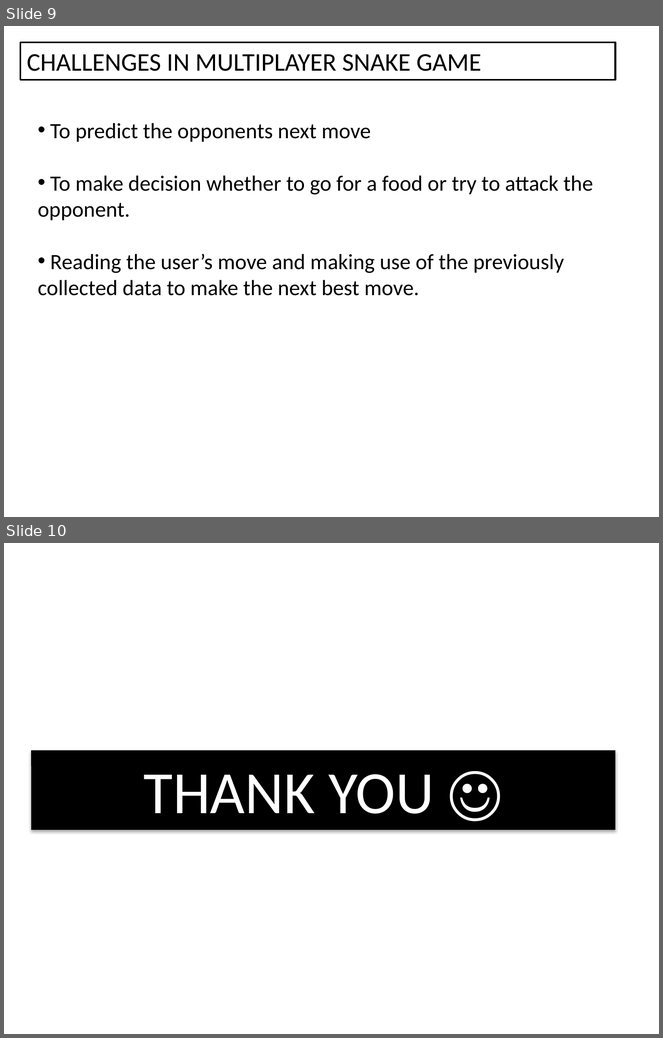
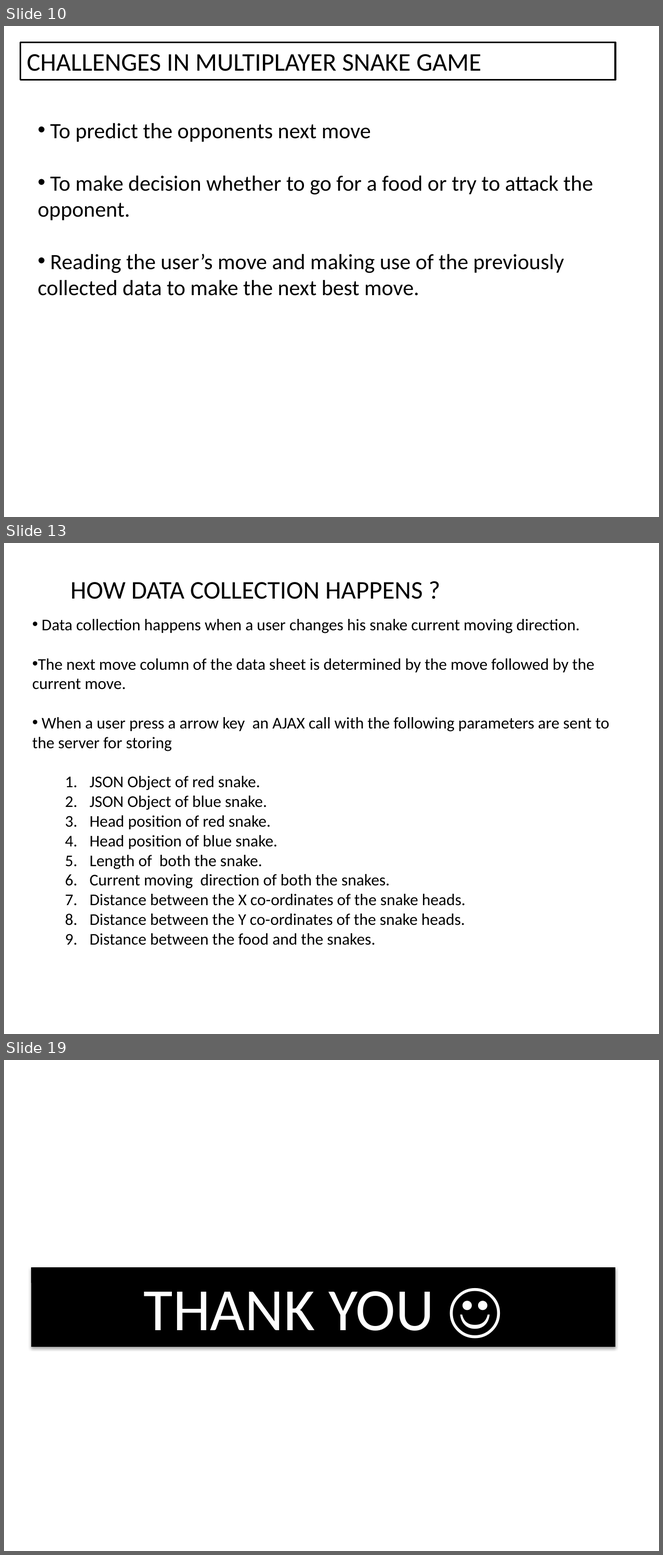
Before and after one commit to Greeny6092/Mini-Project-sem7-, a slide deck: presentation/AI BASED MULTIPLAYER SNAKE GAME(mini project).pptx. Shown one above the other, each under a label of ours: slides 9 and 10 before the commit, slides 10, 13 and 19 after it; the slides between them are not shown. The pictures are 663x1038 and 663x1555 pixels, drawn with LibreOffice and Linux fonts; fonts in the diff are those of the drawing. Boxes give left, top, right and bottom in pixels: in the first picture for what was removed or moved away, otherwise in the second. Text is boxed around its words. In the diff, an @@ line names an element or a change of style, - is before the commit and + after.

```diff
--- a/presentation/AI BASED MULTIPLAYER SNAKE GAME(mini project).pptx
+++ b/presentation/AI BASED MULTIPLAYER SNAKE GAME(mini project).pptx
@@ slide 13 added at (x1=4, y1=543, x2=659, y2=1034), background #FFFFFF @@
@@ text added at (x1=71, y1=582, x2=423, y2=599), 28 pt, text #000000 @@
+HOW DATA COLLECTION HAPPENS ?
@@ text added at (x1=32, y1=619, x2=610, y2=945), 18 pt, text #000000 @@
+• Data collection happens when a user changes his snake current moving direction.
+• The next move column of the data sheet is determined by the move followed by the current move.
+• When a user press a arrow key an AJAX call with the following parameters are sent to the server for storing
+  1. JSON Object of red snake.
+  2. JSON Object of blue snake.
+  3. Head position of red snake.
+  4. Head position of blue snake.
+  5. Length of both the snake.
+  6. Current moving direction of both the snakes.
+  7. Distance between the X co-ordinates of the snake heads.
+  8. Distance between the Y co-ordinates of the snake heads.
+  9. Distance between the food and the snakes.
@@ what was slide 9 is now slide 10 @@
@@ what was slide 10 is now slide 19 @@
```
Also in this commit, not shown: 8 other slides added, 4 other files.
